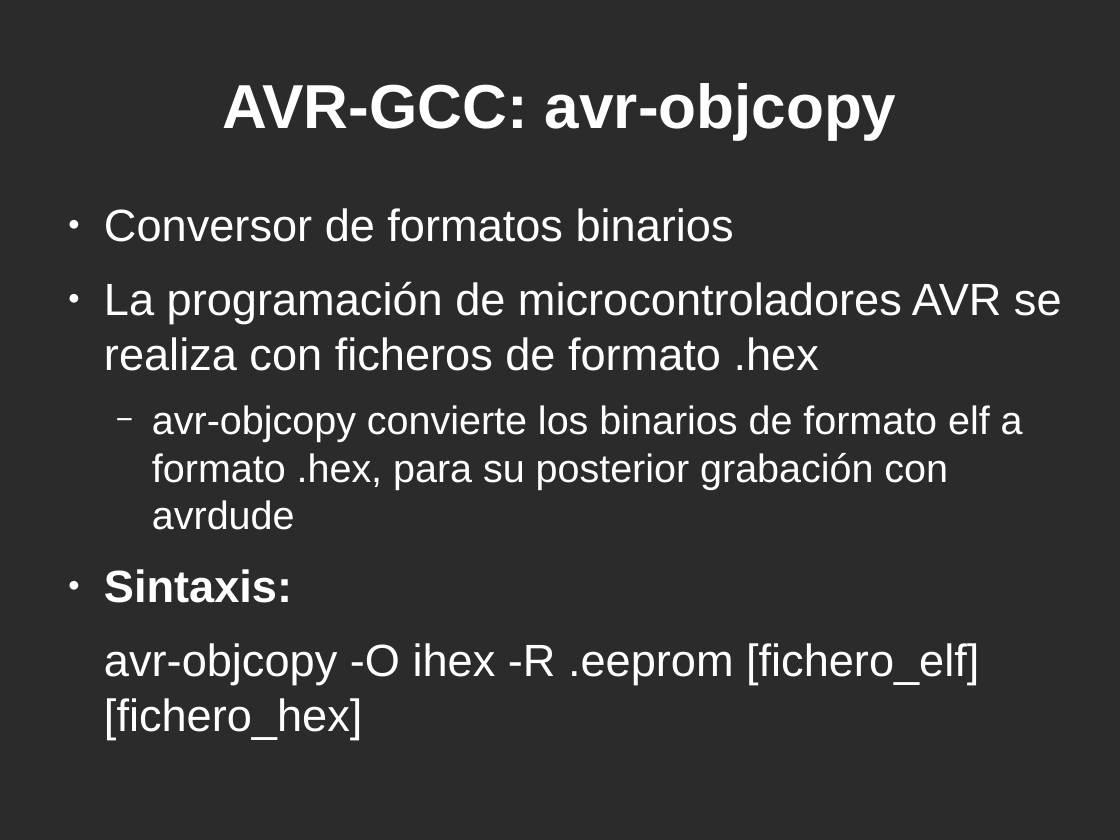
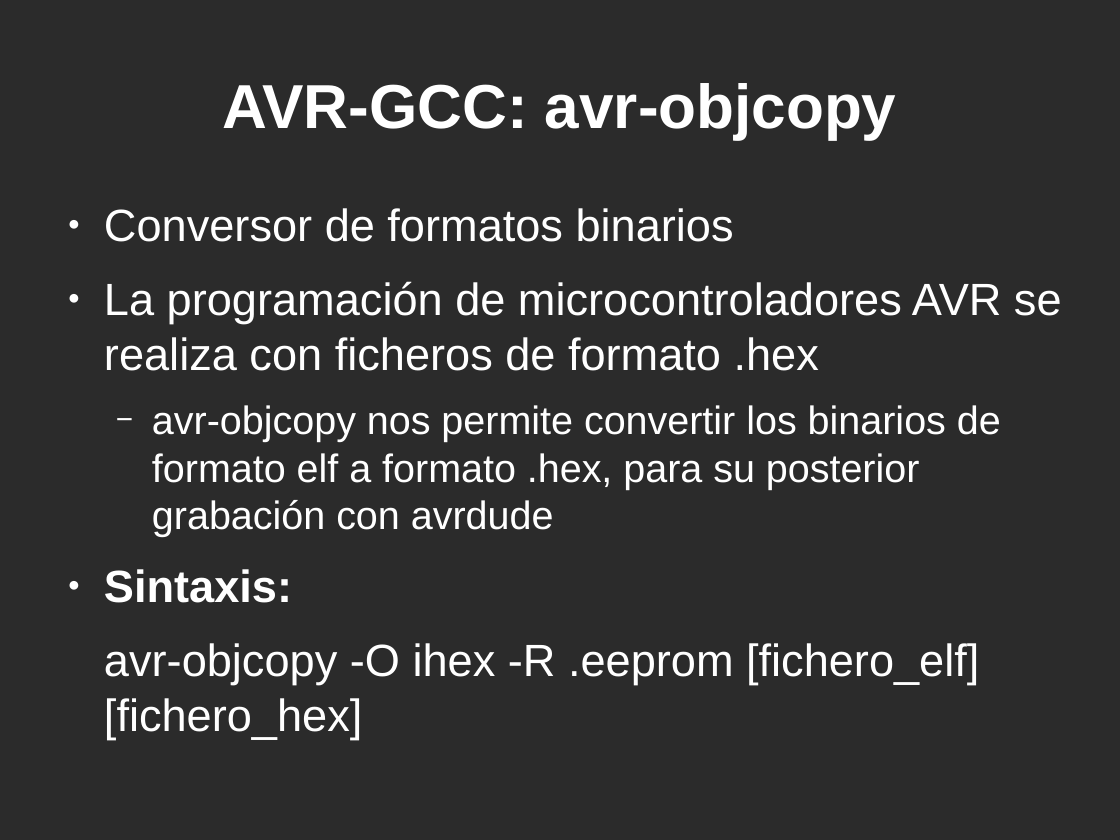
Before and after one commit to AlmuHS/Presentaciones-y-trabajos, a slide deck: slide 8 of ArduinoAssembly/ArduinoAssembly.odp. Drawn at 1120x840 pixels with LibreOffice and Linux fonts; fonts in the diff are those of the drawing; background and template pictures are left out; a plain dark background stands for a picture behind light text. Boxes give left, top, right and bottom in pixels: in the first picture for what was removed or moved away, otherwise in the second. Text is boxed around its words. In the diff, an @@ line names an element or a change of style, - is before the commit and + after.

```diff
--- a/ArduinoAssembly/ArduinoAssembly.odp
+++ b/ArduinoAssembly/ArduinoAssembly.odp
@@ text at bbox=[152, 405, 1001, 537]: text changed @@
-  − avr-objcopy convierte los binarios de formato elf a formato .hex, para su posterior grabación con avrdude
+  − avr-objcopy nos permite convertir los binarios de formato elf a formato .hex, para su posterior grabación con avrdude
```
Also in this commit, not shown: 1 other slide changed.
